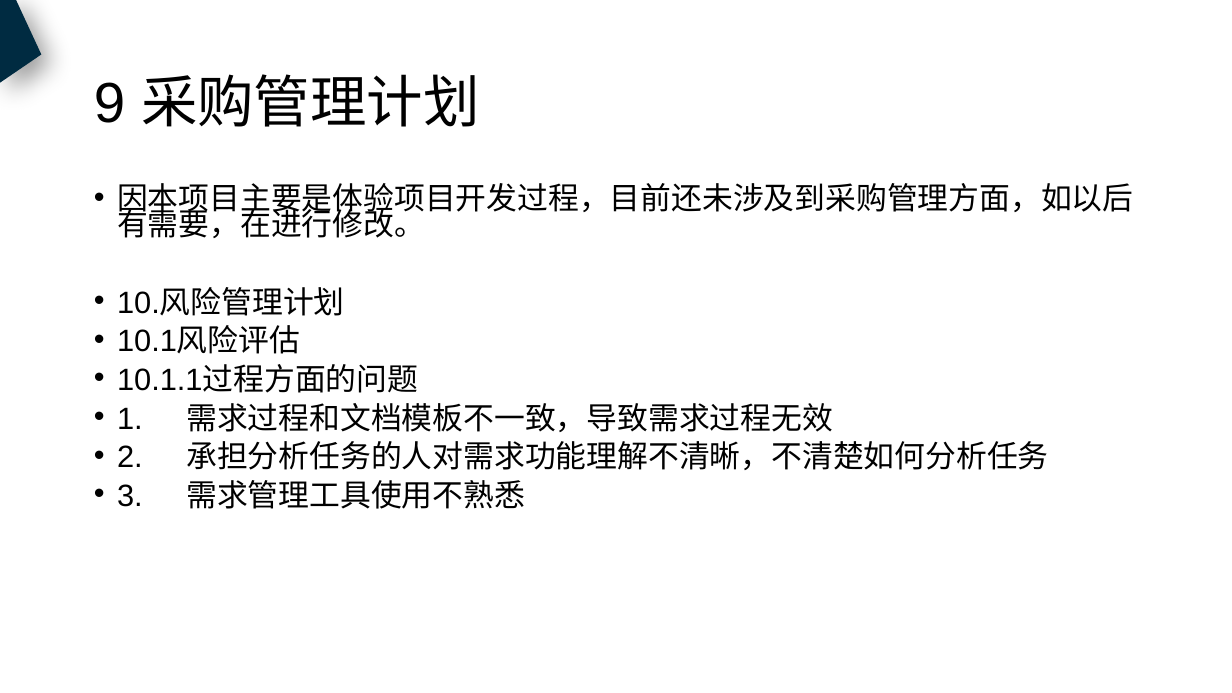
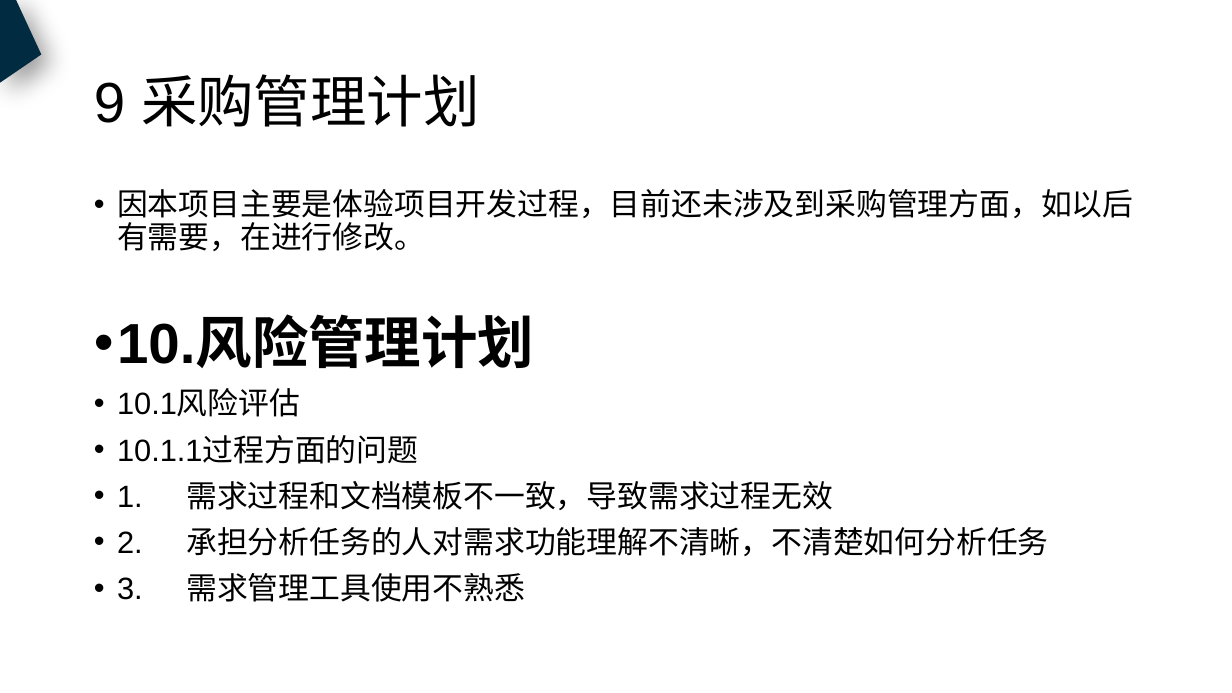
Before and after one commit to PRD2018-G18/PRD2018, a slide deck: slide 28 of 非受控文档/过程文档/需求工程计划/需求工程计划.pptx (slide 27 before the commit). Drawn at 1232x693 pixels with LibreOffice and Linux fonts; fonts in the diff are those of the drawing. Boxes give left, top, right and bottom in pixels: in the first picture for what was removed or moved away, otherwise in the second. Text is boxed around its words. In the diff, an @@ line names an element or a change of style, - is before the commit and + after.

Commit message:
修改审核文档

```diff
--- a/非受控文档/过程文档/需求工程计划/需求工程计划.pptx
+++ b/非受控文档/过程文档/需求工程计划/需求工程计划.pptx
@@ text "因本项目主要是体验项目开发过程，目前还未涉及到采购管理方面，如以后有需要，在进行修改。" at box(117, 189, 1133, 602): size 24 to 44 pt, bold on in "10.风险管理计划"; line spacing 0.7 to 0.9 @@
```
Also in this commit, not shown: 18 other slides changed, 1 slide added, 7 other files.
